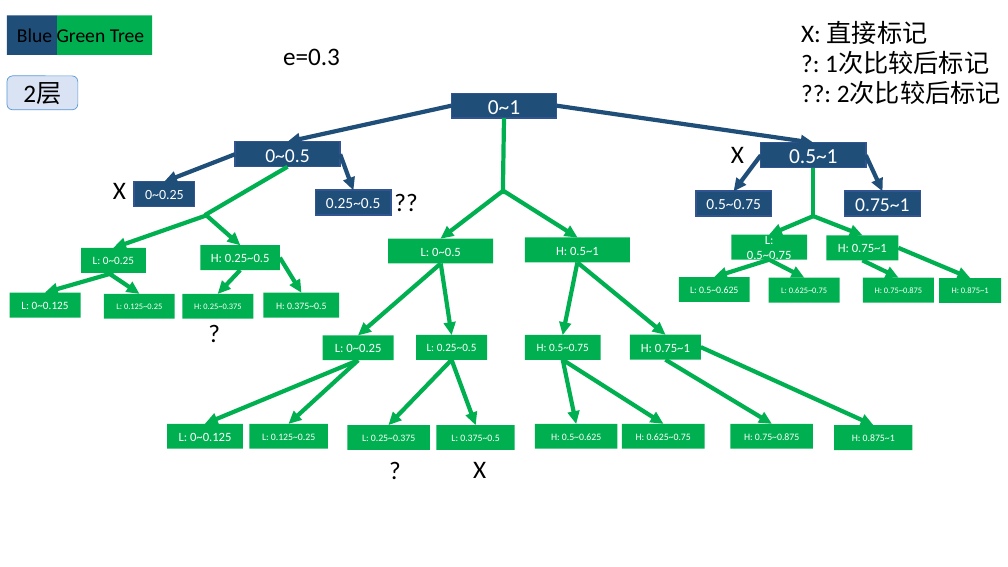
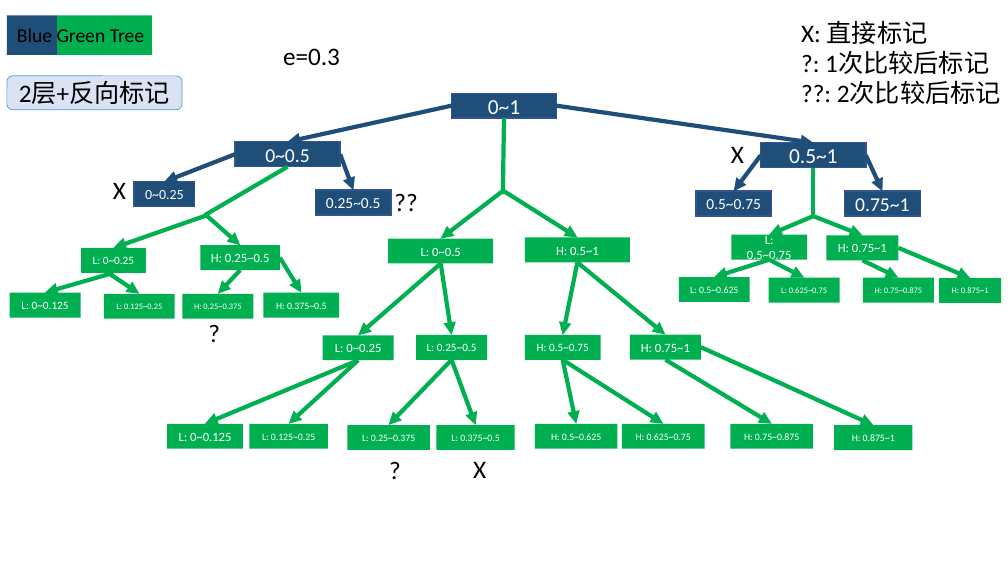
Before and after one commit to shiwanghua/BG-Tree, a slide deck: slide 13 of BlueGreen-Tree.pptx (slide 5 before the commit). Drawn at 1008x567 pixels with LibreOffice and Linux fonts; fonts in the diff are those of the drawing. Boxes give left, top, right and bottom in pixels: in the first picture for what was removed or moved away, otherwise in the second. Text is boxed around its words. In the diff, an @@ line names an element or a change of style, - is before the commit and + after.

Commit message:
ppt

```diff
--- a/BlueGreen-Tree.pptx
+++ b/BlueGreen-Tree.pptx
@@ rounded rectangle removed at <box>7,76,78,110</box> @@
-2层
@@ rounded rectangle added at <box>7,76,182,110</box>, fill #DAE3F3, outline #5B9BD5 0.5 pt, 18 pt, text #000000 @@
+2层+反向标记
```
Also in this commit, not shown: 3 other slides changed, 9 slides added.
